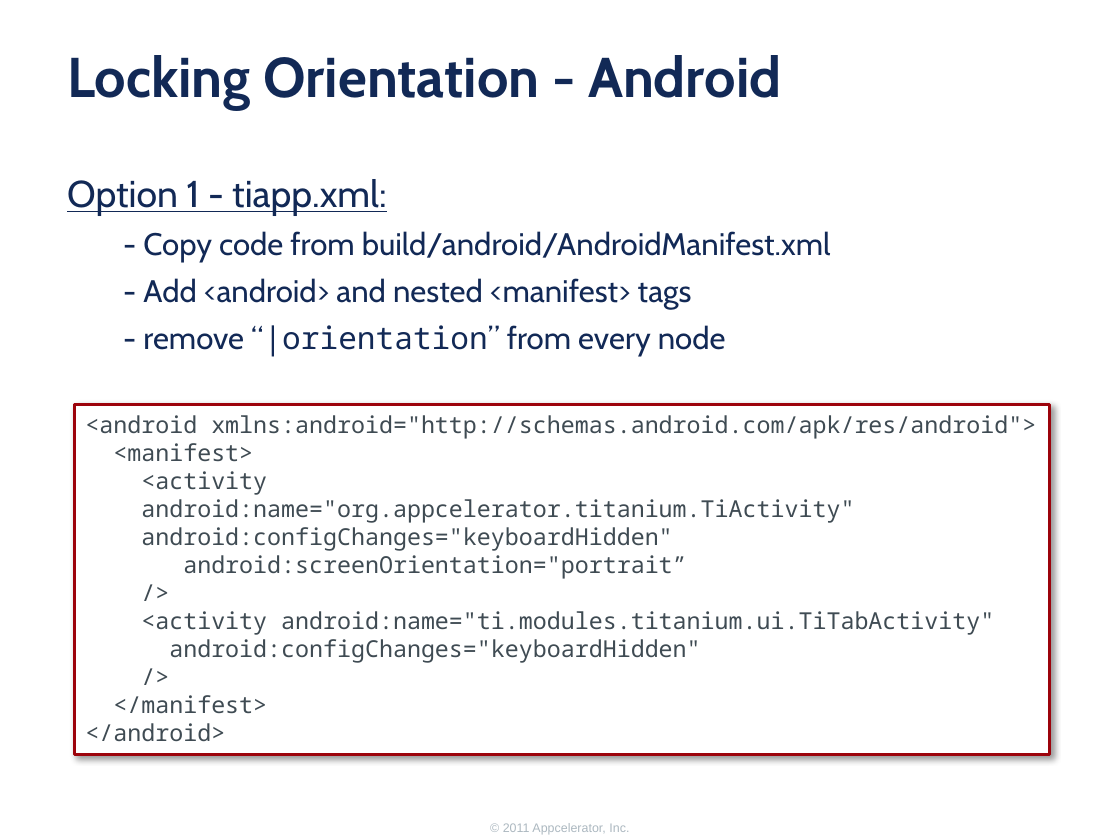
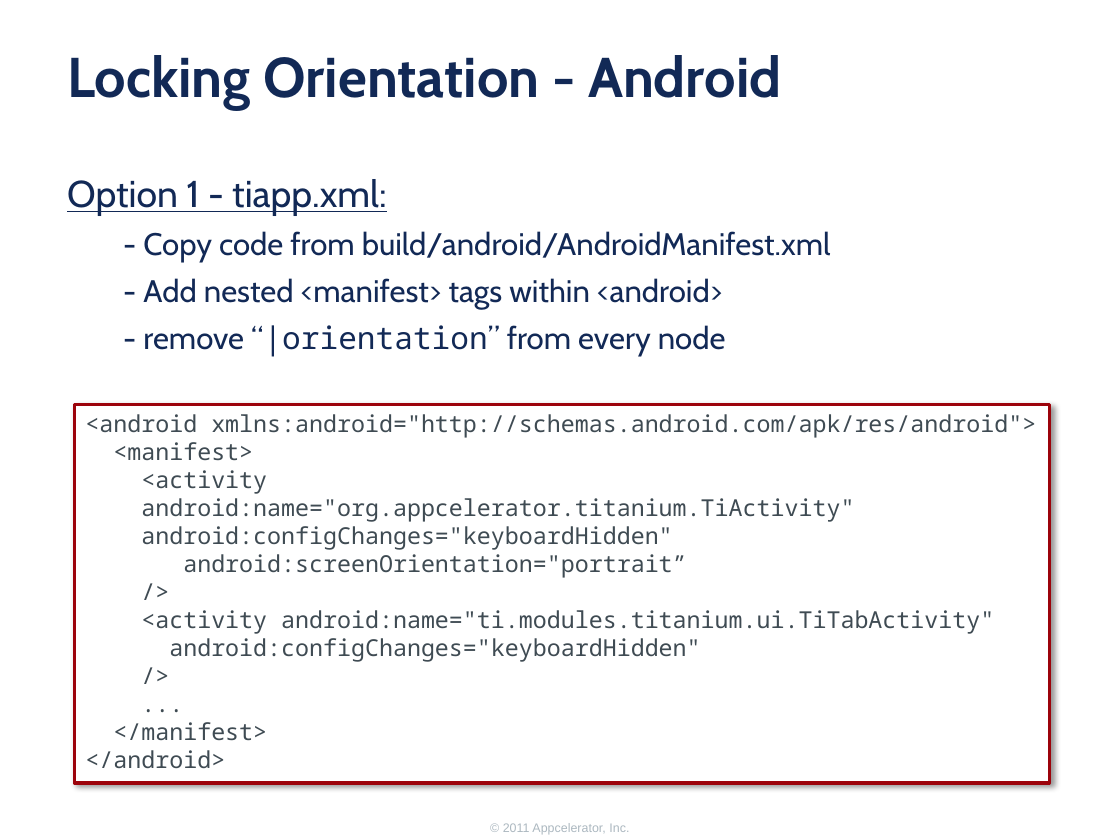
Before and after one commit to appcelerator-forks/appcelerator-training.tcmd_certification, a slide deck: slide 5 of 360/360.pptx (slide 6 before the commit). Drawn at 1120x840 pixels with LibreOffice and Linux fonts; fonts in the diff are those of the drawing; background and template pictures are left out. Boxes give left, top, right and bottom in pixels: in the first picture for what was removed or moved away, otherwise in the second. Text is boxed around its words. In the diff, an @@ line names an element or a change of style, - is before the commit and + after.

```diff
--- a/360/360.pptx
+++ b/360/360.pptx
@@ text at [143,278,722,309]: text changed @@
-- Add <android> and nested <manifest> tags
+- Add nested <manifest> tags within <android>
@@ text in rectangle at [74,404,1048,783]: paragraph added @@
+...
@@ rectangle "<android xmlns:android="http://schemas.android.com/apk/res/a ...": place and size @@
-rectangle "<android xmlns:android="http://schemas.android.com/apk/res/a ..." at [74,404,1048,755]
+rectangle "<android xmlns:android="http://schemas.android.com/apk/res/a ..." at [74,404,1048,783]
```
Also in this commit, not shown: 5 other slides changed, 1 slide removed.
